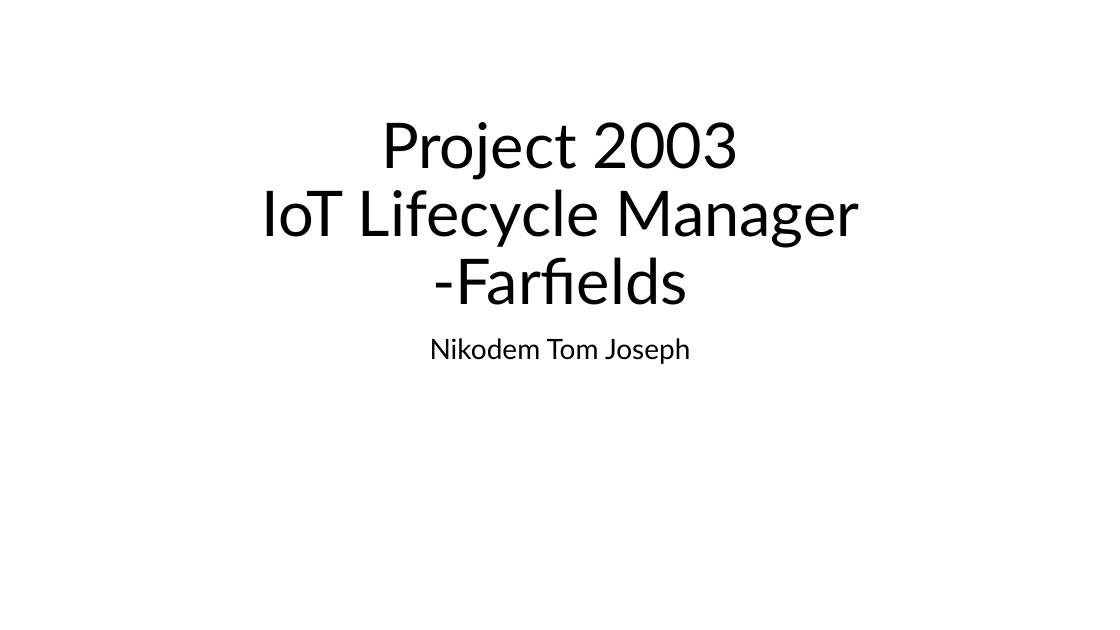
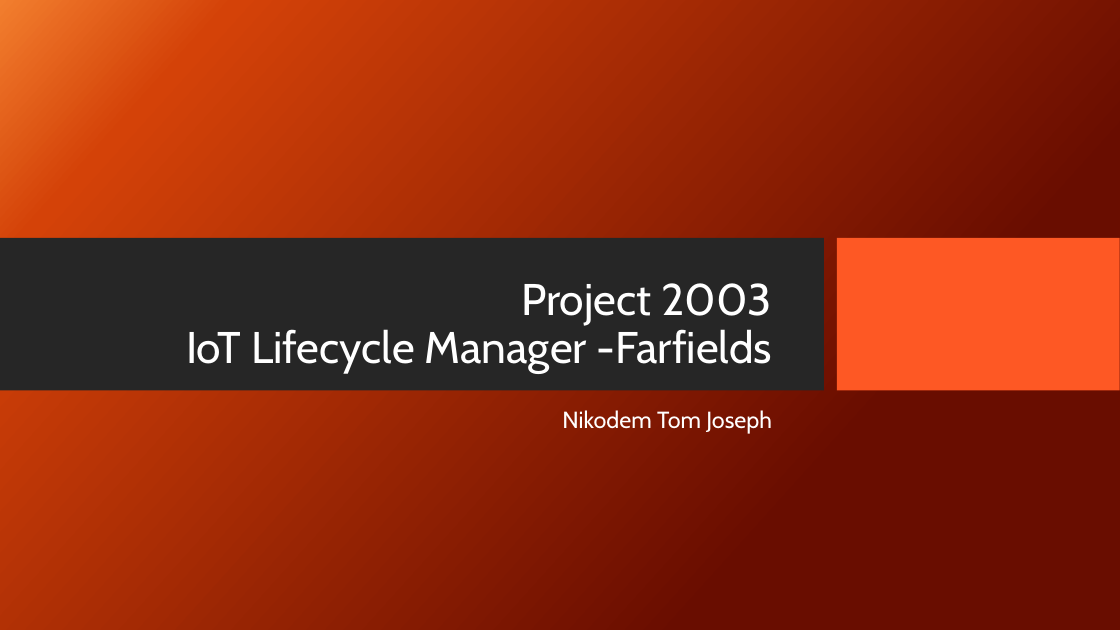
Before and after one commit to Niko-PL/Comp2003Project, a slide deck: slide 1 of Paper WOrk/Presentation.pptx. Drawn at 1120x630 pixels with LibreOffice and Linux fonts; fonts in the diff are those of the drawing; background and template pictures are left out. Boxes give left, top, right and bottom in pixels: in the first picture for what was removed or moved away, otherwise in the second. Text is boxed around its words. In the diff, an @@ line names an element or a change of style, - is before the commit and + after.

```diff
--- a/Paper WOrk/Presentation.pptx
+++ b/Paper WOrk/Presentation.pptx
@@ background #FFFFFF to picture (left out) @@
@@ rectangle added at box(0, 238, 824, 391), fill #262626 @@
@@ rectangle added at box(837, 238, 1120, 391), fill #FE5824 @@
@@ title "Project 2003 IoT Lifecycle Manager ...": place and size @@
-title "Project 2003 IoT Lifecycle Manager ..." at box(262, 122, 860, 305)
+title "Project 2003 IoT Lifecycle Manager ..." at box(186, 283, 772, 374)
@@ title "Project 2003 IoT Lifecycle Manager ..." at box(186, 283, 772, 374): size 54 to 38 pt, font Lato to Cabin, text colour #000000 to #FFFFFF; alignment centre to right @@
@@ subtitle "Nikodem Tom Joseph": place and size @@
-subtitle "Nikodem Tom Joseph" at box(430, 338, 690, 364)
+subtitle "Nikodem Tom Joseph" at box(562, 410, 772, 434)
@@ subtitle "Nikodem Tom Joseph" at box(562, 410, 772, 434): size 24 to 20 pt, font Lato to Cabin, text colour #000000 to #FFFFFF; alignment centre to right @@
```
Also in this commit, not shown: 2 other slides changed, 6 slides added, 1 slide removed, 1 other file.
